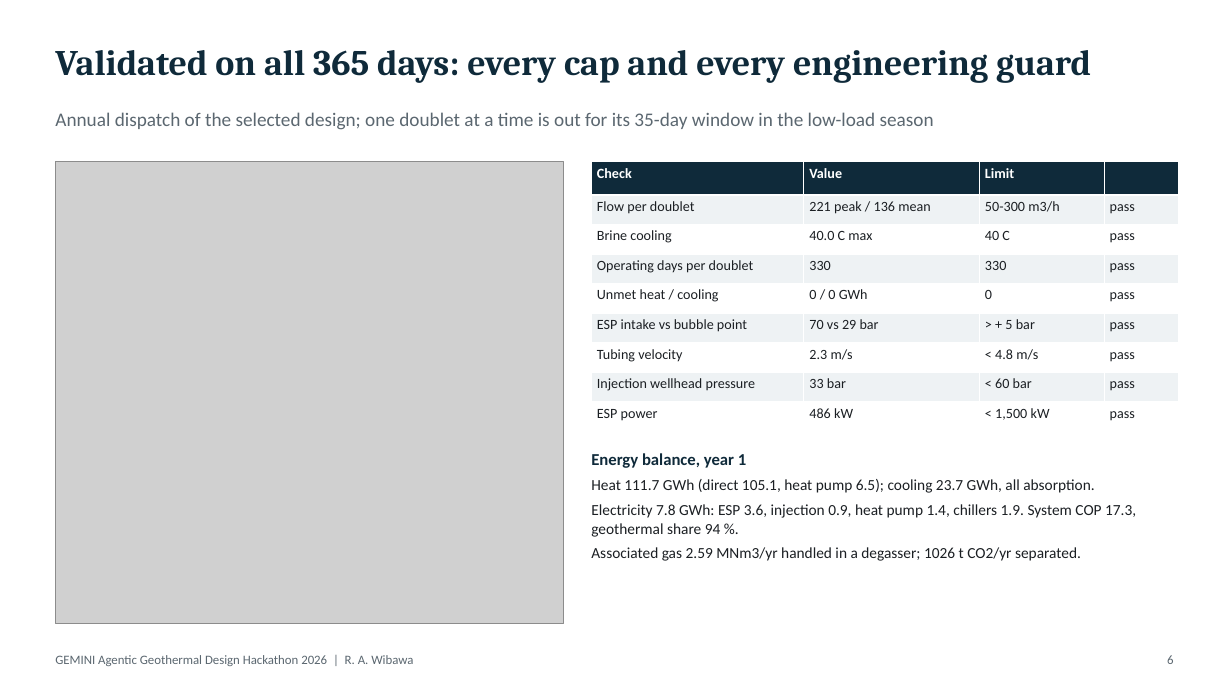
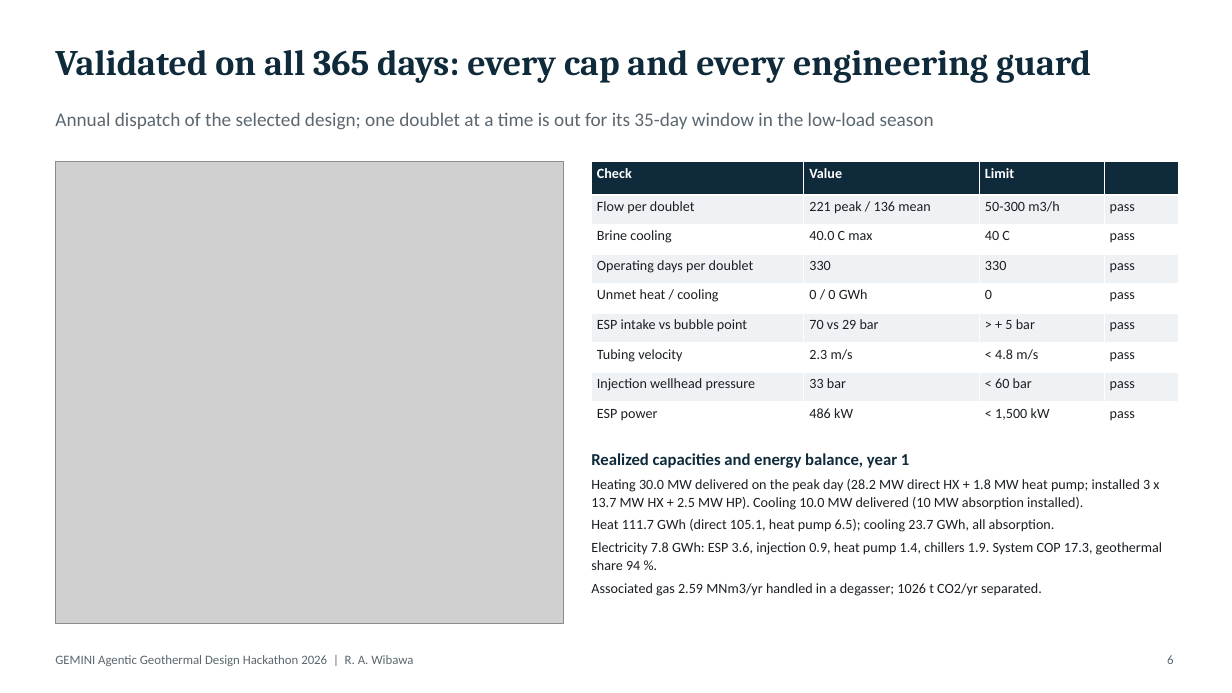
Before and after one commit to GEMINI-Digital-Twin/gemini-geothermal-suite-open, a slide deck: slide 6 of hackathon_2026_agentic_design/GEMINI_Hackathon_Report_Ramdhan_Wibawa.pptx. Drawn at 1232x693 pixels with LibreOffice and Linux fonts; fonts in the diff are those of the drawing; grey boxes stand for pictures. Boxes give left, top, right and bottom in pixels: in the first picture for what was removed or moved away, otherwise in the second. Text is boxed around its words. In the diff, an @@ line names an element or a change of style, - is before the commit and + after.

```diff
--- a/hackathon_2026_agentic_design/GEMINI_Hackathon_Report_Ramdhan_Wibawa.pptx
+++ b/hackathon_2026_agentic_design/GEMINI_Hackathon_Report_Ramdhan_Wibawa.pptx
@@ text at box(591, 453, 1159, 510): text changed; size 13 to 11 pt; text colour #0F2A3A to #1B1F23; bold off @@
-Energy balance, year 1
+Realized capacities and energy balance, year 1
+Heating 30.0 MW delivered on the peak day (28.2 MW direct HX + 1.8 MW heat pump; installed 3 x 13.7 MW HX + 2.5 MW HP). Cooling 10.0 MW delivered (10 MW absorption installed).
@@ text at box(591, 519, 1162, 596): size 12 to 11 pt in "Heat 111.7 GWh (direct 105.1, heat pump ...", "Electricity 7.8 GWh: ESP 3.6, injection 0.9, ...", "Associated gas 2.59 MNm3/yr handled in a ..." @@
```
Also in this commit, not shown: 3 other slides changed, 9 other files.
